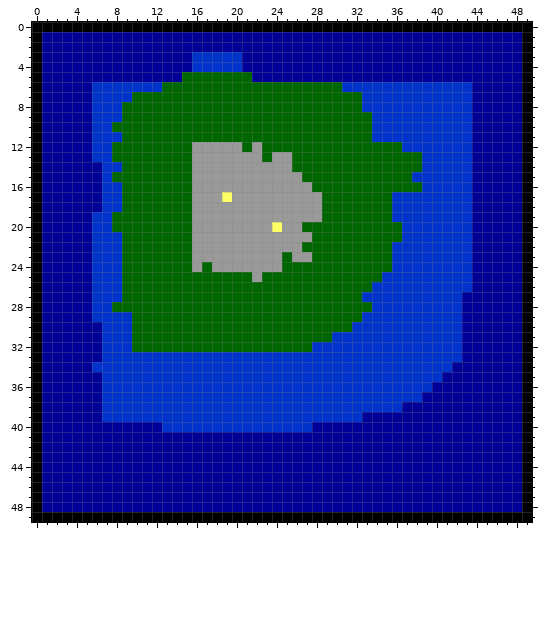
Pixel-art sprite, stored at Images/map.png. The picture above is the old version.
The file is 50x50 pixels.
The same view after the edit:
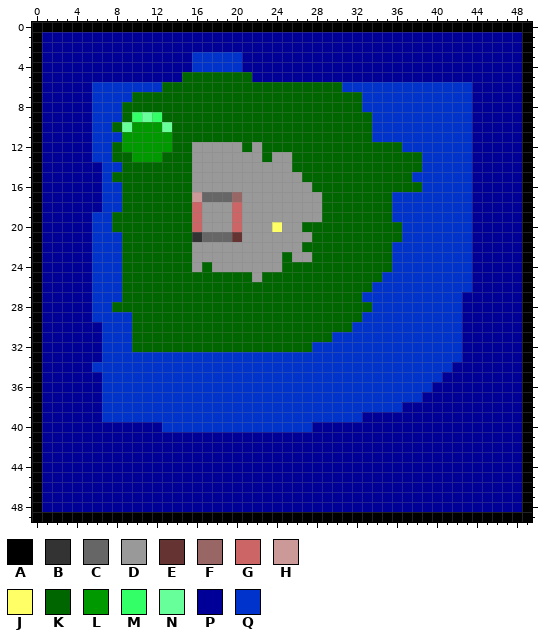
Palette (. is transparent): A #000000  B #333333  C #666666  D #999999  E #663333  F #996666  G #cc6666  H #cc9999  J #ffff66  K #006600  L #009900  M #33ff66  N #66ff99  P #000099  Q #0033cc
Edits made:
Colour B replaces colour D in row 21 at x 16.
Colour C replaces colour D in row 17 at x 17 to 18; in row 21 at x 17 to 19.
Colour C replaces colour J in row 17 at x 19.
Colour E replaces colour D in row 21 at x 20.
Colour F replaces colour D in row 17 at x 20.
Colour G replaces colour D in rows 18 to 20 at x 16 and 20.
Colour H replaces colour D in row 17 at x 16.
Colour L replaces colour K in row 10 at x 10 to 12; in rows 11 to 12 at x 9 to 13; in row 13 at x 10 to 12.
Colour M replaces colour K in row 9 at x 10 and 12.
Colour N replaces colour K in row 9 at x 11; in row 10 at x 9 and 13.
Pixel boxes of the changes (left, top, right, bottom) in both pictures:
changed: (122, 112, 242, 242)
